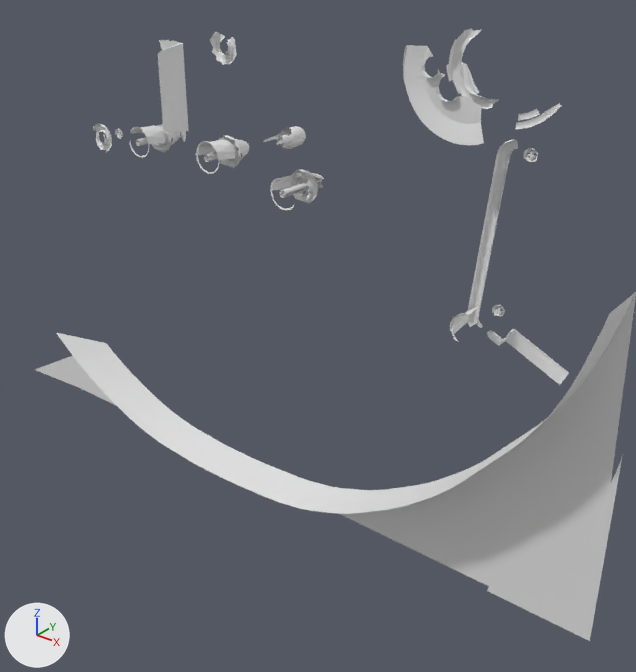
One commit to the OBJ model RoyalFlush_1957/gameitems/Primitive.LM_GI_ls3_Parts.obj: the scene before it, then after it.
Rendered twice from a 50 mm lens placed at (647.0, -613.0, -326.0), pointed at (101.0, 69.0, -749.0). The axes (+X, +Y, +Z) are drawn at lower left. The lights are the same throughout. Where no turn or scale is listed for an object, it has been applied to the vertices. Vertices at the same position are counted once.

Names of what the first picture shows: 'LM_GI_ls3_Parts'.
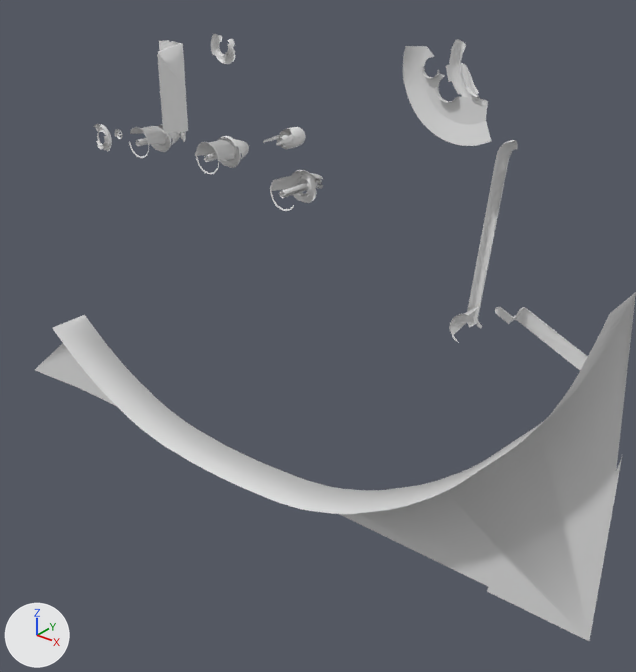
What the commit changed:
me_lm_gi_ls3_parts is used by ob_lm_gi_ls3_parts; location (0.0, 0.0, 0.0).
me_lm_gi_ls3_parts had 2185 vertices, 3092 faces and spanned x -443.0..452.0, y -20.0..79.0, z -965.0..-412.0.
me_lm_gi_ls3_parts now has 2675 vertices, 3991 faces and spans x -443.0..452.0, y -20.0..79.0, z -965.0..-420.0.
me_lm_gi_ls3_parts part 1: a new loose piece of 39 vertices spanning x 318.0..406.0, y 52.0..66.0, z -692.0..-646.0.
me_lm_gi_ls3_parts part 2: the loose piece of 47 vertices spanning x 330.0..342.0, y 53.0..58.0, z -514.0..-502.0 is deleted.
me_lm_gi_ls3_parts part 3: the loose piece of 46 vertices spanning x 315.0..327.0, y 53.0..58.0, z -658.0..-646.0 is deleted.
me_lm_gi_ls3_parts part 4: the loose piece of 40 vertices spanning x 318.0..394.0, y 41.0..55.0, z -706.0..-665.0 is deleted.
me_lm_gi_ls3_parts part 5: the loose piece of 17 vertices spanning x 311.0..350.0, y 73.0..74.0, z -494.0..-468.0 is deleted.
me_lm_gi_ls3_parts part 6: the loose piece of 12 vertices spanning x 310.0..330.0, y 76.0..79.0, z -487.0..-475.0 is deleted.
me_lm_gi_ls3_parts part 7: 113 vertices moved from x -198.0..124.0, y -5.0..58.0, z -576.0..-434.0 to x -198.0..124.0, y -5.0..57.0, z -576.0..-436.0; 668 vertices removed from x -204.0..132.0, y -20.0..58.0, z -585.0..-436.0; 1176 vertices added at x -201.0..129.0, y -20.0..57.0, z -585.0..-438.0.
me_lm_gi_ls3_parts part 8: 11 vertices moved from x 262.0..327.0, y -3.0..37.0, z -643.0..-443.0 to x 262.0..310.0, y -1.0..37.0, z -646.0..-443.0; 82 vertices removed from x 246.0..330.0, y -3.0..79.0, z -651.0..-412.0; 184 vertices added at x 246.0..330.0, y -3.0..79.0, z -652.0..-420.0.
me_lm_gi_ls3_parts part 9: 1 vertex removed from x -255.0, y 51.0, z -861.0; 4 vertices added at x -296.0..-255.0, y -3.0..51.0, z -862.0..-830.0.
me_lm_gi_ls3_parts part 10: 1 vertex removed from x 440.0, y 51.0, z -600.0; 1 vertex added at x 440.0, y 51.0, z -601.0.

Pixel boxes [x1, y1, x2, y2] of what changed, in the pictures (636 x 672 px; the box of a moved part takes in the faces that stretch with it):
'LM_GI_ls3_Parts', reshaped
    before: [35, 28, 636, 641]
    after: [35, 34, 636, 641]
part 1 of me_lm_gi_ls3_parts, added
    after: [495, 307, 588, 370]
part 2 of me_lm_gi_ls3_parts, deleted
    before: [524, 148, 538, 162]
part 3 of me_lm_gi_ls3_parts, deleted
    before: [492, 305, 505, 316]
part 4 of me_lm_gi_ls3_parts, deleted
    before: [487, 329, 569, 385]
part 5 of me_lm_gi_ls3_parts, deleted
    before: [515, 103, 561, 129]
part 6 of me_lm_gi_ls3_parts, deleted
    before: [518, 109, 540, 121]
part 7 of me_lm_gi_ls3_parts, moved or reshaped
    before: [93, 32, 324, 203]
    after: [93, 34, 323, 203]
part 8 of me_lm_gi_ls3_parts, built on
    before: [403, 28, 510, 331]
    after: [403, 39, 510, 331]
part 9 of me_lm_gi_ls3_parts, built on
    before: [56, 333, 112, 361]
    after: [36, 315, 112, 369]
part 10 of me_lm_gi_ls3_parts, moved or reshaped
    before: [611, 292, 636, 478]
    after: [610, 292, 636, 484]
